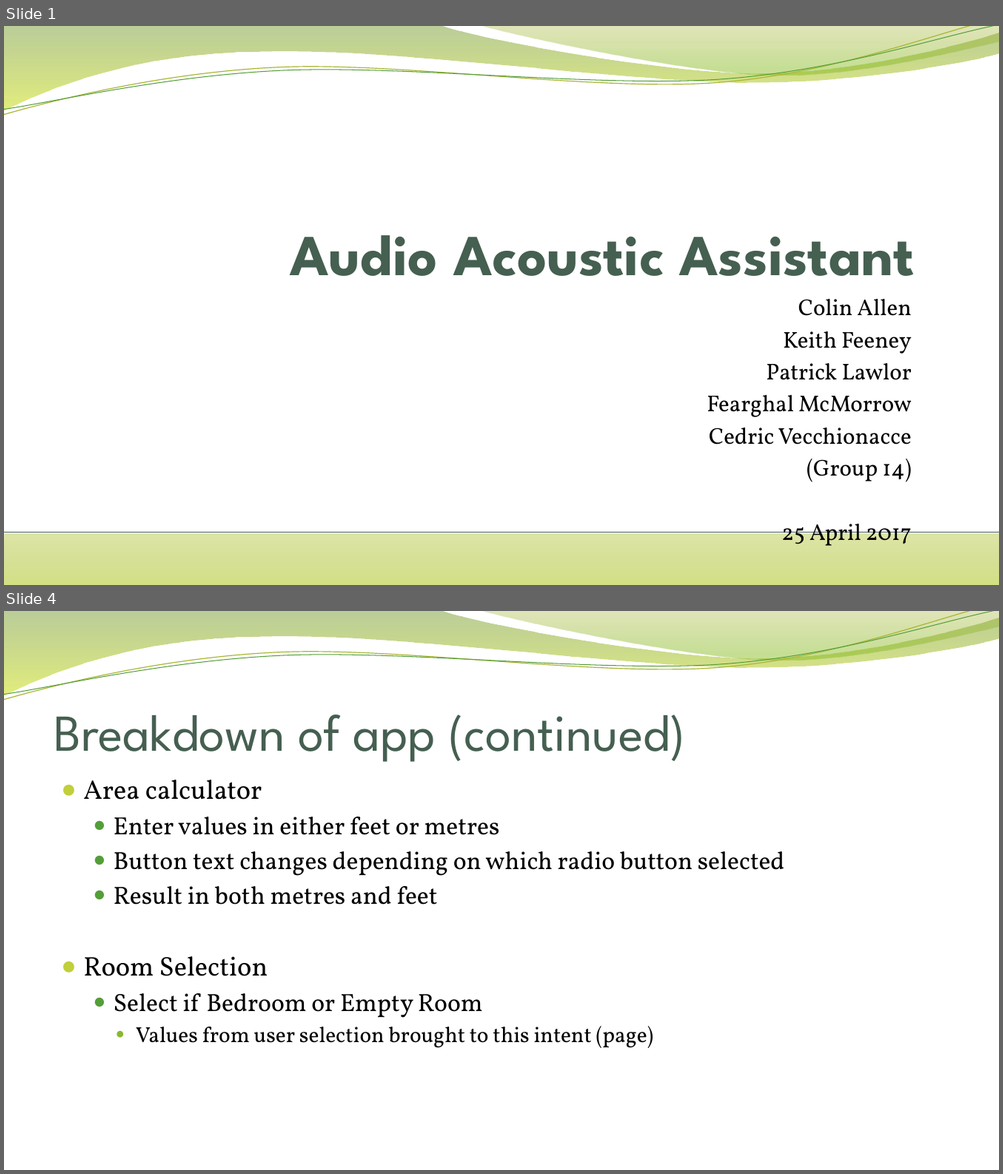
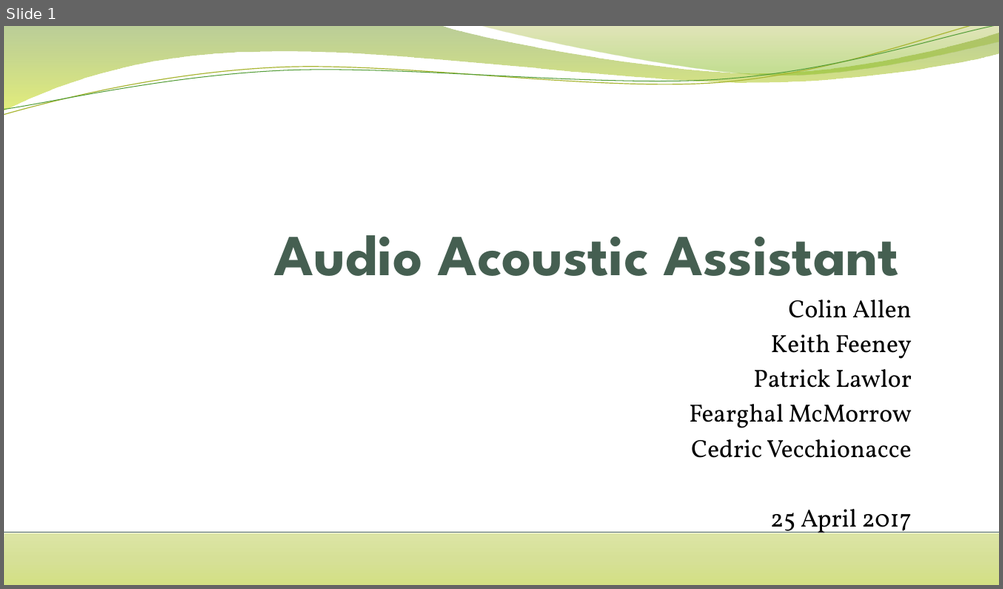
Before and after one commit to CedricVz/AAA, a slide deck: Final presentation.pptx. Shown one above the other, each under a label of ours: slides 1 and 4 before the commit, slide 1 after it; the slides between them are not shown. The pictures are 1003x1174 and 1003x589 pixels, drawn with LibreOffice and Linux fonts; fonts in the diff are those of the drawing; background and template pictures are left out. Boxes give left, top, right and bottom in pixels: in the first picture for what was removed or moved away, otherwise in the second. Text is boxed around its words. In the diff, an @@ line names an element or a change of style, - is before the commit and + after.

```diff
--- a/Final presentation.pptx
+++ b/Final presentation.pptx
@@ slide 4 removed at (x1=4, y1=611, x2=999, y2=1170), background picture (left out); not listed: 4 template elements that a slide beside it also shows @@
@@ title removed at (x1=54, y1=715, x2=686, y2=762) @@
-Breakdown of app (continued)
@@ text removed at (x1=83, y1=780, x2=785, y2=1048) @@
-● Area calculator
-  ● Enter values in either feet or metres
-  ● Button text changes depending on which radio button selected
-  ● Result in both metres and feet
-● Room Selection
-  ● Select if Bedroom or Empty Room
-    ● Values from user selection brought to this intent (page)
@@ slide 1 changed as well @@
@@ title "Audio Acoustic Assistant" moved from (x1=290, y1=235, x2=913, y2=276) to (x1=274, y1=235, x2=898, y2=276) @@
@@ subtitle "Colin Allen" at (x1=688, y1=300, x2=911, y2=539): size 22.1 to 24.1 pt @@
@@ subtitle at (x1=806, y1=459, x2=910, y2=483): paragraph removed @@
-(Group 14)
```
Also in this commit, not shown: 3 other slides changed, 2 slides added, 3 other slides removed, 2 other files.
